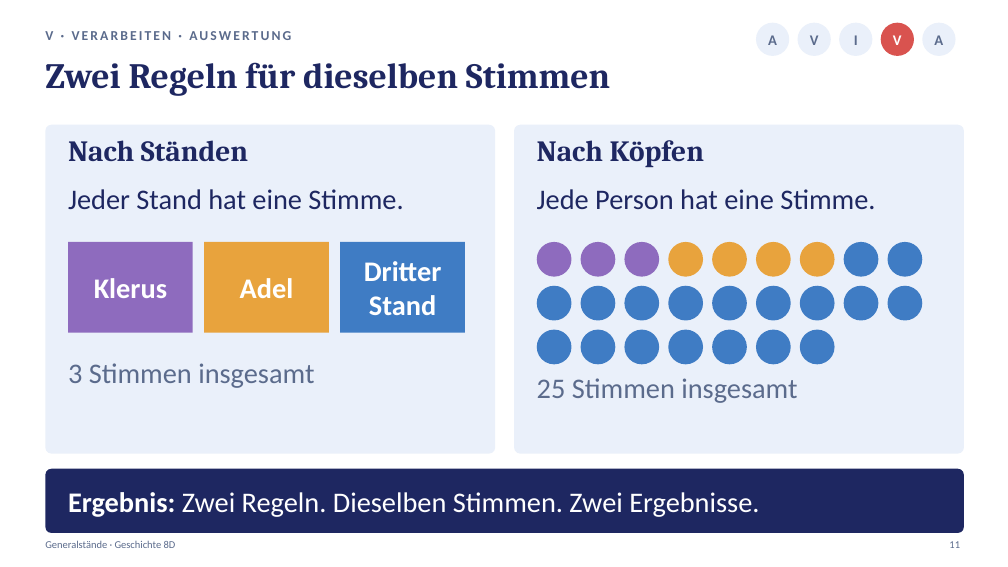
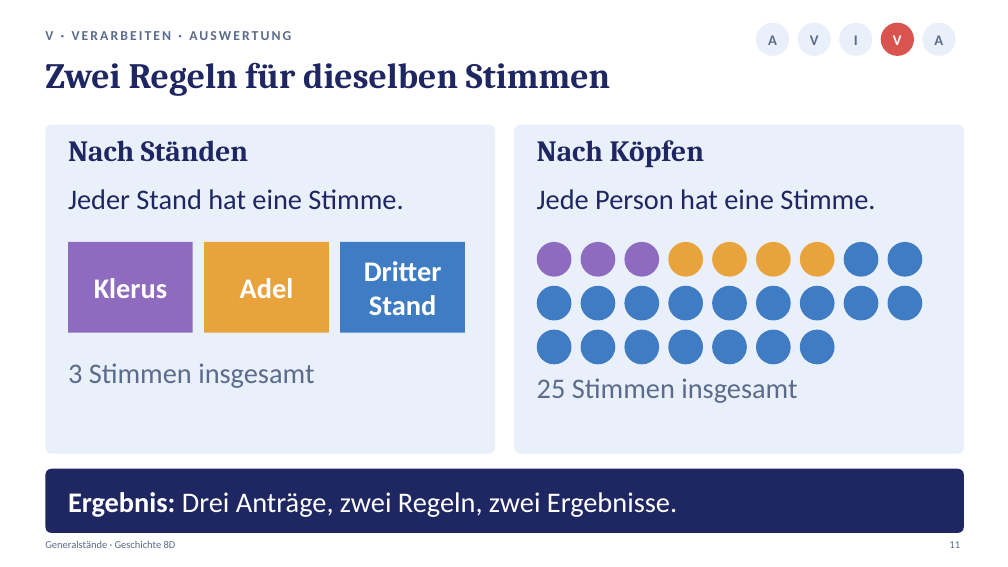
Before and after one commit to golzkonstantin-gif/Schule, a slide deck: slide 11 of Geschichte_8D/Generalstaende/Praesentation_Generalstaende_8D.pptx. Drawn at 1008x567 pixels with LibreOffice and Linux fonts; fonts in the diff are those of the drawing. Boxes give left, top, right and bottom in pixels: in the first picture for what was removed or moved away, otherwise in the second. Text is boxed around its words. In the diff, an @@ line names an element or a change of style, - is before the commit and + after.

```diff
--- a/Geschichte_8D/Generalstaende/Praesentation_Generalstaende_8D.pptx
+++ b/Geschichte_8D/Generalstaende/Praesentation_Generalstaende_8D.pptx
@@ text at [68, 492, 677, 517]: text changed @@
-Ergebnis: Zwei Regeln. Dieselben Stimmen. Zwei Ergebnisse.
+Ergebnis: Drei Anträge, zwei Regeln, zwei Ergebnisse.
```
Also in this commit, not shown: 3 other slides changed, 1 slide added, 1 slide removed, 13 other files.
